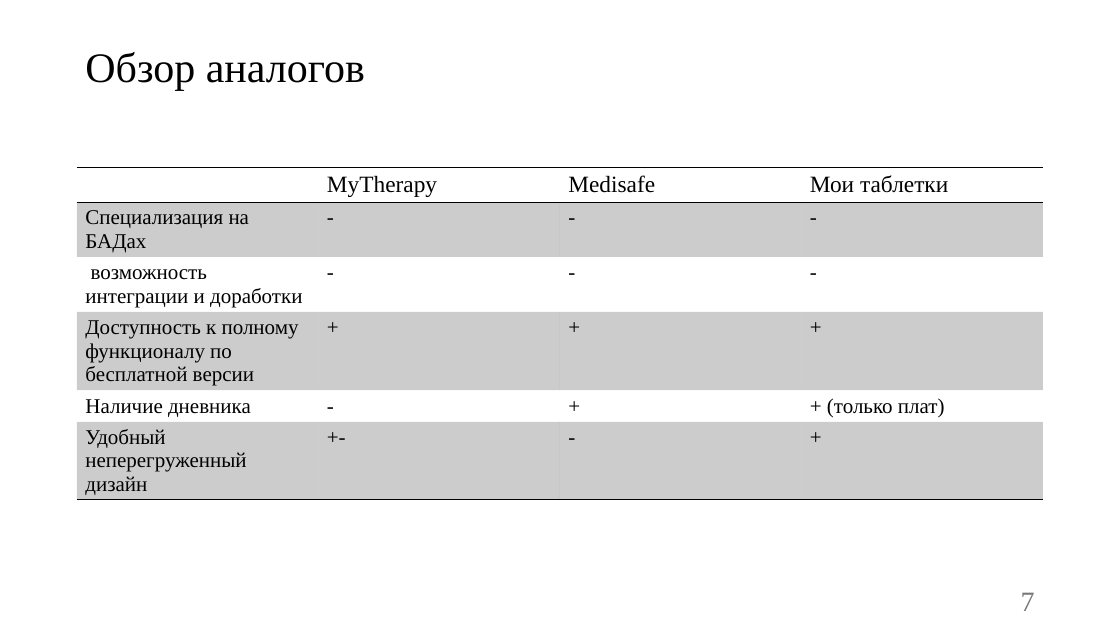
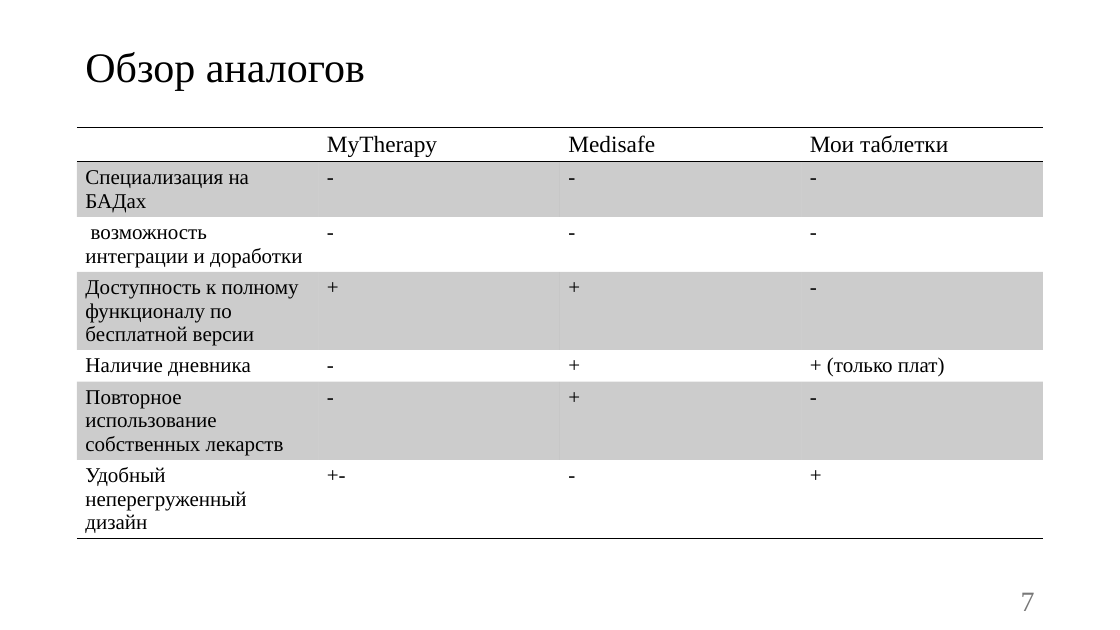
Before and after one commit to vadimgilka/SportApp, a slide deck: slide 7 of Documentation/Documentation Backend/Презентация-Чупинин-Антон-Павлович.pptx. Drawn at 1120x630 pixels with LibreOffice and Linux fonts; fonts in the diff are those of the drawing. Boxes give left, top, right and bottom in pixels: in the first picture for what was removed or moved away, otherwise in the second. Text is boxed around its words. In the diff, an @@ line names an element or a change of style, - is before the commit and + after.

```diff
--- a/Documentation/Documentation Backend/Презентация-Чупинин-Антон-Павлович.pptx
+++ b/Documentation/Documentation Backend/Презентация-Чупинин-Антон-Павлович.pptx
@@ table at [77,128,1045,567] @@
-row 4, column 4: +
+row 4, column 4: -
+row 6: Повторное использование собственных лекарств | - | + | -
@@ table: place and size @@
-table at [77,168,1045,523]
+table at [77,128,1045,567]
```
Also in this commit, not shown: 6 other slides changed, 6 slides added, 1 slide removed.
